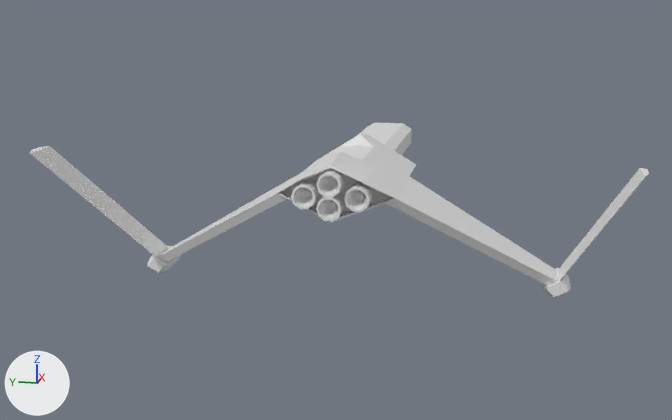
The Blender file asset_sources/anansi.blend: old version first, new version second.
The view is the same before and after, from a camera (50 mm lens) standing at (-20.45, -3.58, 4.17) and looking at (0.53, 0.62, -1.07). Arrows for +X, +Y and +Z are at lower left; the lights stay in place.
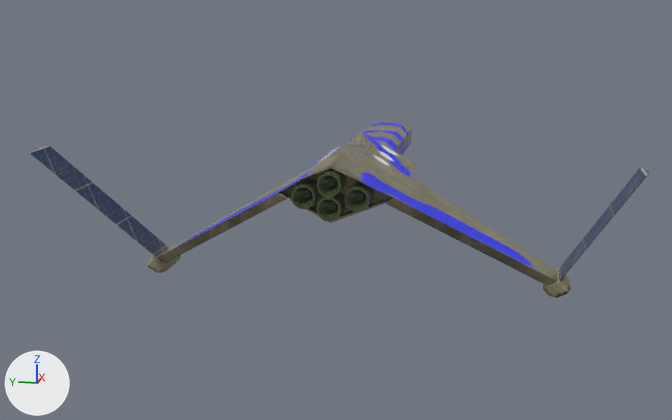
Changed parts and their boxes (x1, y1, x2, y2) in the pictures (672 x 420 px):
'Cube', surface changed
    both: (30, 123, 649, 298)

Diff of the bpy script that builds the scene:
```diff
--- a/asset_sources/anansi.blend.py
+++ b/asset_sources/anansi.blend.py
@@ img_untitled_002 @@
+img_untitled_002 = load_image('Untitled.002', 'anansi_lights.png', 1024, 1024, 'sRGB')
@@ img_untitled_001 @@
+img_untitled_001 = load_image('Untitled.001', 'anansi_paint.png', 1024, 1024, 'sRGB')
@@ img_untitled @@
+img_untitled = load_image('Untitled', 'anansi_base.png', 1024, 1024, 'sRGB')
@@ mat_material @@
 mat_material = bpy.data.materials.new('Material')
-# nodes: BsdfPrincipled, OutputMaterial
+# nodes: BsdfPrincipled x3, MixShader x2, OutputMaterial, TexImage x3
+# uses the picture img_untitled
+# uses the picture img_untitled_001
+# uses the picture img_untitled_002
```
